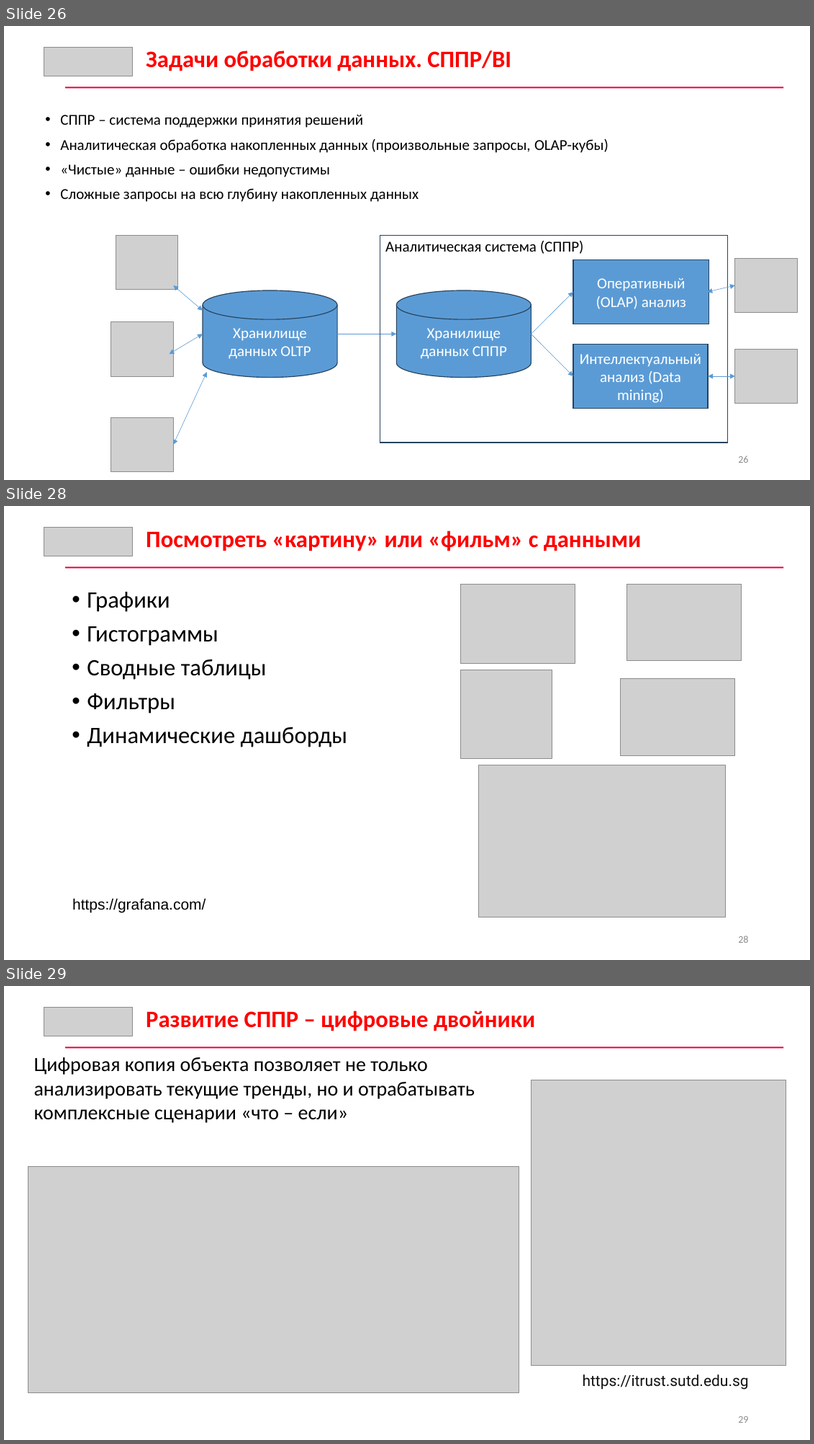
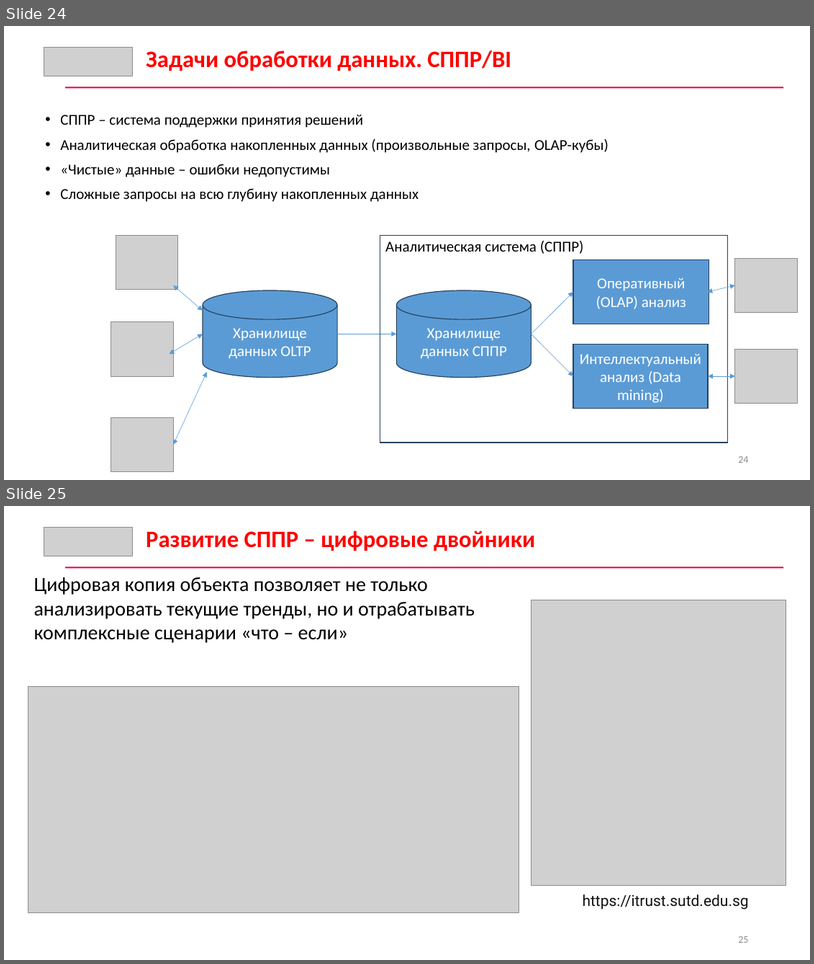
Before and after one commit to nick1982ad/CS_Data_analysis, a slide deck: Лекции/01. Введение. Основы аналитики данных.pptx. Shown one above the other, each under a label of ours: slides 26, 28 and 29 before the commit, slides 24 and 25 after it; the slides between them are not shown. The pictures are 814x1444 and 814x964 pixels, drawn with LibreOffice and Linux fonts; fonts in the diff are those of the drawing; grey boxes stand for pictures. Boxes give left, top, right and bottom in pixels: in the first picture for what was removed or moved away, otherwise in the second. Text is boxed around its words. In the diff, an @@ line names an element or a change of style, - is before the commit and + after.

```diff
--- a/Лекции/01. Введение. Основы аналитики данных.pptx
+++ b/Лекции/01. Введение. Основы аналитики данных.pptx
@@ slide 28 removed at [4, 506, 810, 960], background #FFFFFF @@
@@ picture removed at [44, 527, 133, 556] @@
@@ text removed at [146, 530, 641, 551] @@
-Посмотреть «картину» или «фильм» с данными
@@ rectangle removed at [65, 567, 784, 569] @@
@@ text removed at [87, 592, 347, 747] @@
-• Графики
-• Гистограммы
-• Сводные таблицы
-• Фильтры
-• Динамические дашборды
@@ picture removed at [460, 584, 576, 663] @@
@@ picture removed at [627, 584, 742, 660] @@
@@ picture removed at [460, 670, 553, 758] @@
@@ picture removed at [621, 678, 736, 756] @@
@@ picture removed at [479, 765, 725, 917] @@
@@ text removed at [72, 898, 206, 913] @@
-https://grafana.com/
@@ page number removed at [738, 935, 748, 942] @@
-28
@@ what was slide 26 is now slide 24 @@
@@ page number at [738, 456, 748, 462]: text changed @@
-26
+24
@@ what was slide 29 is now slide 25 @@
```
Also in this commit, not shown: 1 slide changed, 3 other slides removed.
